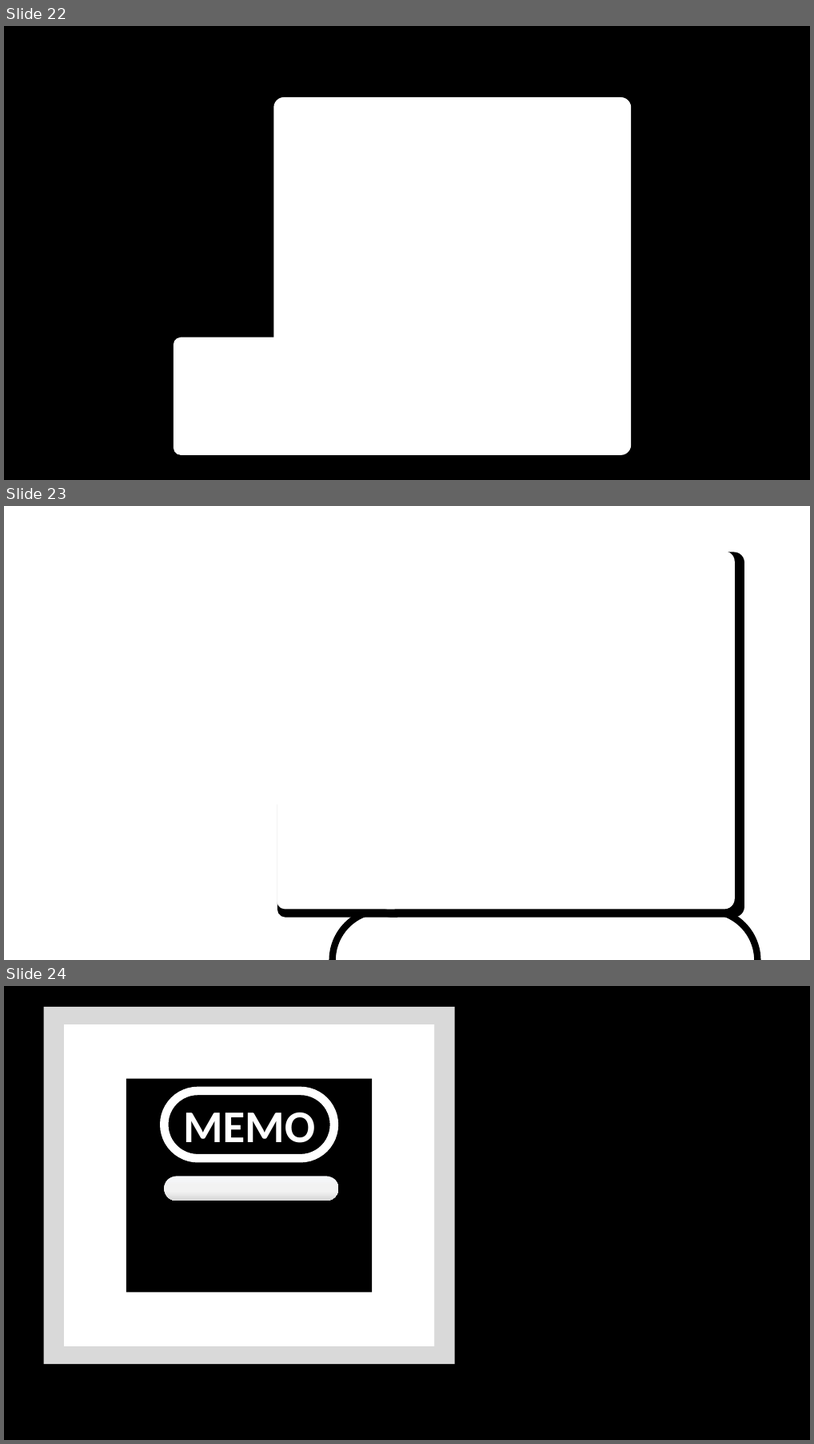
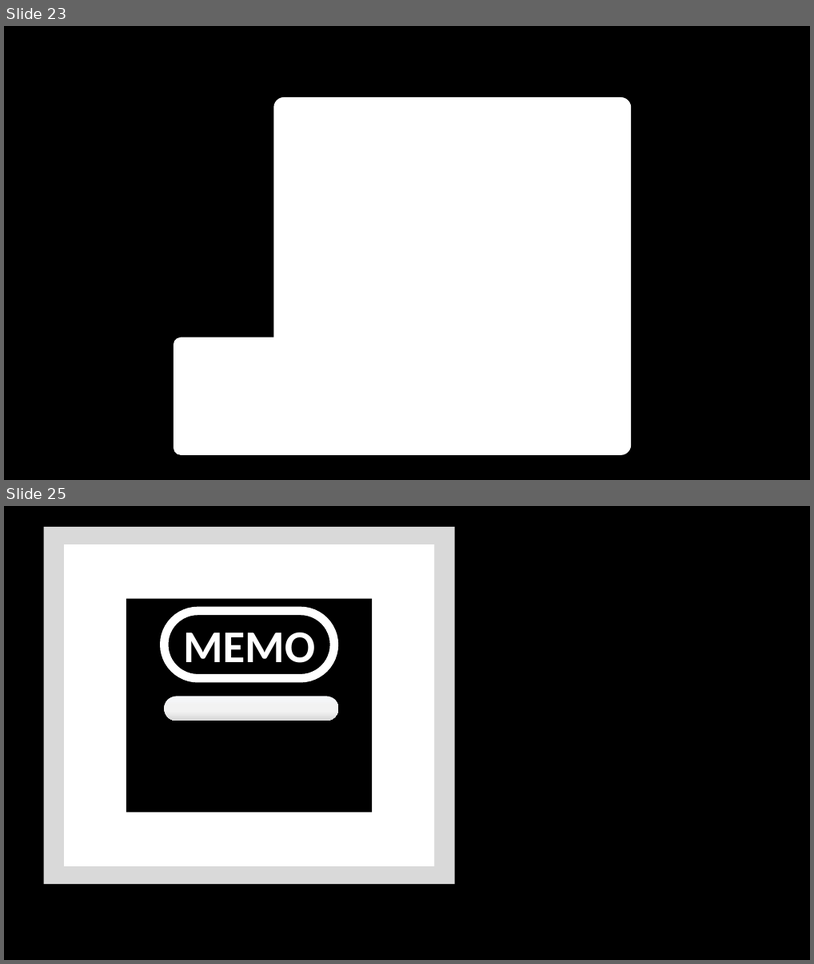
Before and after one commit to YuukiReiya/RhythmGame, a slide deck: resource.pptx. Shown one above the other, each under a label of ours: slides 22, 23 and 24 before the commit, slides 23 and 25 after it; the slides between them are not shown. The pictures are 814x1444 and 814x964 pixels, drawn with LibreOffice and Linux fonts; fonts in the diff are those of the drawing. Boxes give left, top, right and bottom in pixels: in the first picture for what was removed or moved away, otherwise in the second. Text is boxed around its words. In the diff, an @@ line names an element or a change of style, - is before the commit and + after.

```diff
--- a/resource.pptx
+++ b/resource.pptx
@@ slide 23 removed at bbox=[4, 506, 810, 960], background #FFFFFF @@
@@ rounded rectangle removed at bbox=[378, 552, 735, 909] @@
@@ rounded rectangle removed at bbox=[380, 552, 745, 916] @@
@@ round same rect removed at bbox=[278, 791, 395, 909] @@
@@ round same rect removed at bbox=[278, 797, 398, 917] @@
@@ rounded rectangle removed at bbox=[333, 910, 758, 960] @@
@@ what was slide 22 is now slide 23 @@
@@ what was slide 24 is now slide 25 @@
```
Also in this commit, not shown: 4 slides added, 2 other slides removed.
